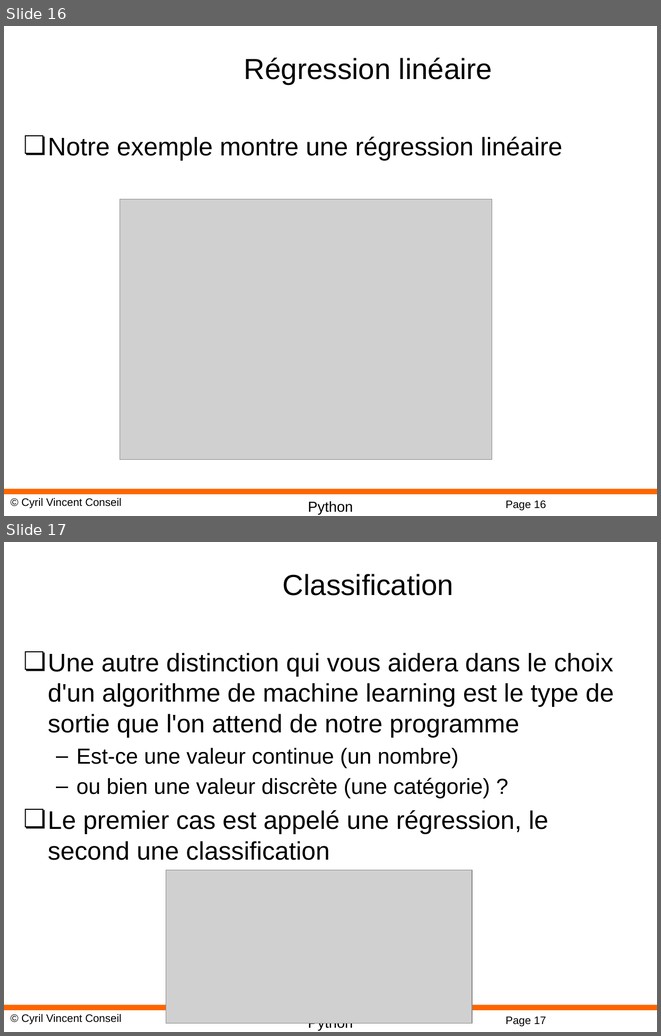
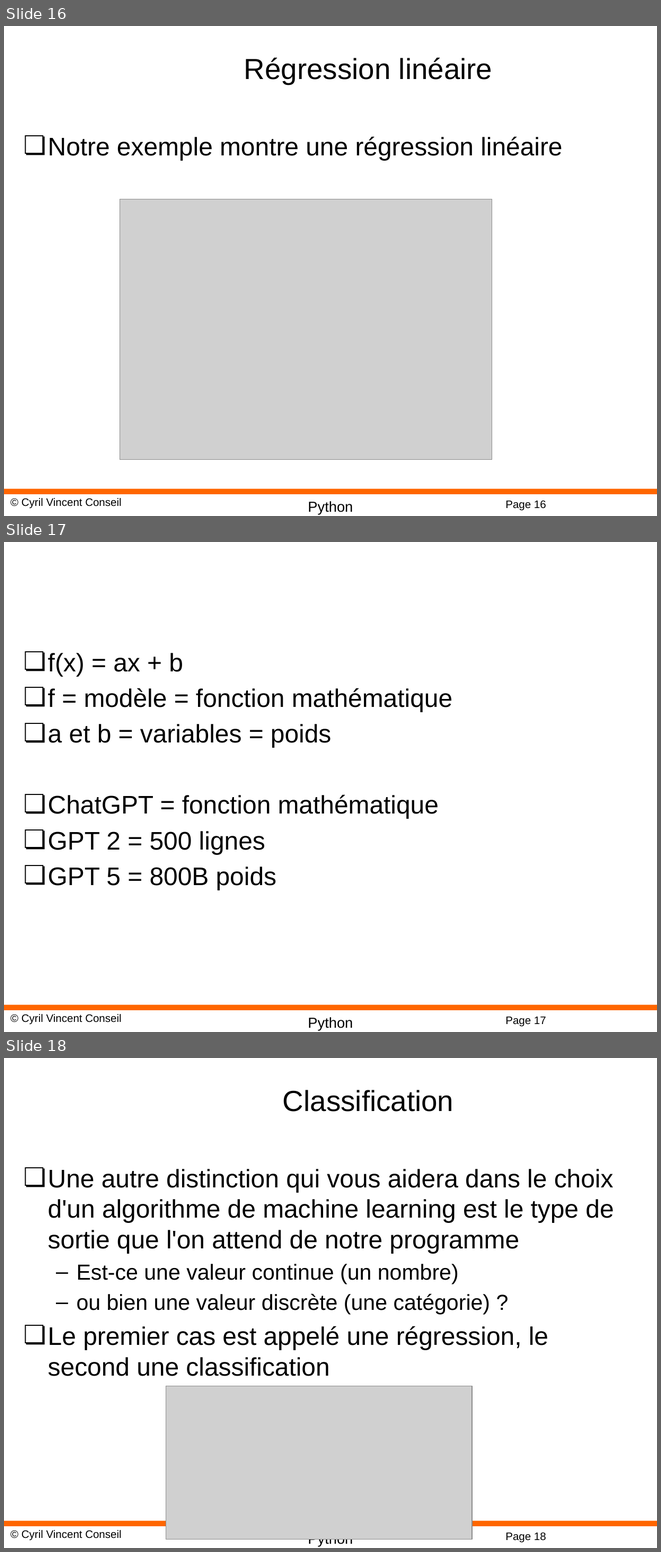
Before and after one commit to cyrilvincent/ia_industrie, a slide deck: ppt/AI03-DataScience.pptx. Shown one above the other, each under a label of ours: slides 16 and 17 before the commit, slides 16, 17 and 18 after it. The pictures are 661x1036 and 661x1552 pixels, drawn with LibreOffice and Linux fonts; fonts in the diff are those of the drawing; grey boxes stand for pictures; background and template pictures are left out. Boxes give left, top, right and bottom in pixels: in the first picture for what was removed or moved away, otherwise in the second. Text is boxed around its words. In the diff, an @@ line names an element or a change of style, - is before the commit and + after.

```diff
--- a/ppt/AI03-DataScience.pptx
+++ b/ppt/AI03-DataScience.pptx
@@ slide 17 added at <box>4,542,657,1032</box>, background #FFFFFF; not listed: 4 template elements that a slide beside it also shows @@
@@ text added at <box>48,653,452,890</box>, 28 pt, text #000000 @@
+❏ f(x) = ax + b
+❏ f = modèle = fonction mathématique
+❏ a et b = variables = poids
+❏ ChatGPT = fonction mathématique
+❏ GPT 2 = 500 lignes
+❏ GPT 5 = 800B poids
@@ what was slide 17 is now slide 18 @@
@@ page number at <box>505,1532,546,1542</box>: text changed @@
-Page 17
+Page 18
```
Also in this commit, not shown: 2 slides changed, 4 other files.
